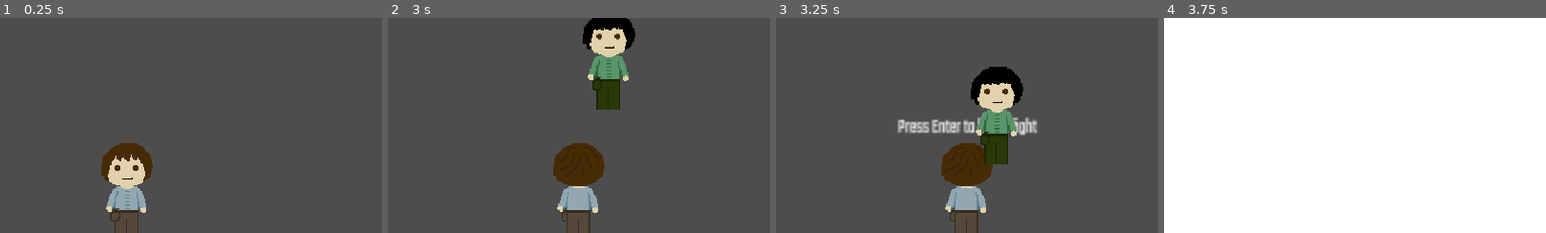
Above: before the commit, frames 1-4 (left to right).
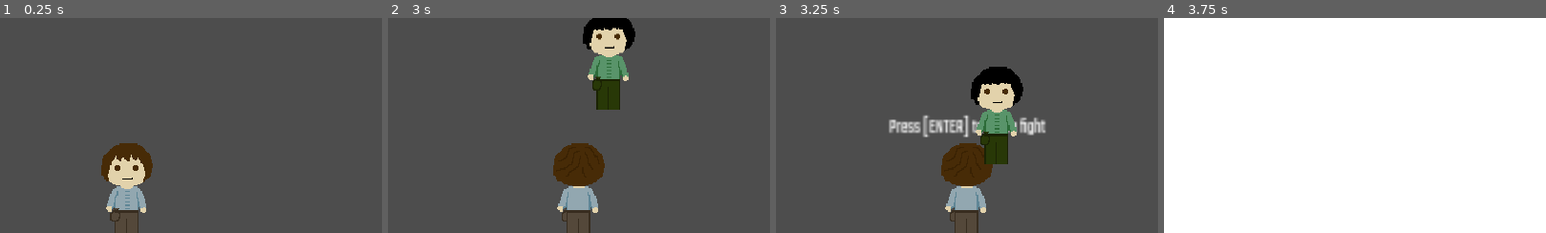
Above: after the commit, the same moments.

Repository: br0kenpixel/gamejam2025
Game: Godot game, scene res://scenes/world.tscn
The game is run twice, just before and just after one commit, with the same random seed, the same clock (stepped at 60 frames per second) and the same inputs. The engine's default icon, where the game draws it, is replaced by a stand-in: a white triangle on a blue panel in a dark square.
Inputs:
- Up to frame 1 (0.25 s): no input
- Up to frame 2 (3 s): tap Enter (fight_start) at 0.5, 0.6, 1.35, 2.1, 2.85 s; hold D (right) 0.53-1.28 s; hold S (down) 1.28-2.03 s; hold D (right) 2.03-2.78 s; hold W (up) from 2.78 s (still down)
- Up to frame 3 (3.25 s): keep holding W (up)
- Up to frame 4 (3.75 s): tap Enter (fight_start) at 3.5, 3.6 s; release W (up) at 3.53 s; hold A (left) from 3.53 s (still down)
The pictures show only the part of the screen within x 25-75%, y 10-60%; the shares and areas given below are measured in that part.

Frames 1-2 are identical in both runs. In frame 3, 1.5% of the frame differs, in the area x 29-71%, y 44-56%; in frame 4, nothing differs.

Commit message:
improve fight guide and add level restrictions

Diff:
--- a/objects/player.tscn
+++ b/objects/player.tscn
@@ -37,11 +37,17 @@
 metadata/_edit_lock_ = true
 
 [node name="FightGuide" type="Label" parent="."]
-visible = false
+anchors_preset = 5
+anchor_left = 0.5
+anchor_right = 0.5
 offset_left = -88.0
 offset_top = -96.0
 offset_right = 87.0
 offset_bottom = -61.0
+grow_horizontal = 2
+size_flags_horizontal = 4
 theme_override_fonts/font = ExtResource("6_ibgl4")
 theme_override_font_sizes/font_size = 24
-text = "Press Enter to begin fight"
+text = "Press [Enter] to begin fight"
+horizontal_alignment = 1
+vertical_alignment = 1
--- a/scenes/new_world.tscn
+++ b/scenes/new_world.tscn
@@ -638,3 +638,4 @@
 
 [node name="Enemy2" parent="." instance=ExtResource("39_ayh6h")]
 position = Vector2(1760, 528)
+level = 3
--- a/scripts/fight_logic.gd
+++ b/scripts/fight_logic.gd
@@ -23,6 +23,7 @@
 		print("Opponent insect died")
 		if !load_next_opponent_insect():
 			print("Opponent does not have any insects left, player wins")
+			PlayerVariables.player.level += 1
 			exit_fight()
 			return
 
@@ -30,6 +31,9 @@
 		print("Player's insect died")
 		if !load_next_player_insect():
 			print("Player does not have any insects left, opponent wins")
+			PlayerVariables.player.level -= 1
+			if PlayerVariables.player.level < 0:
+				PlayerVariables.player.level = 0
 			exit_fight()
 			return
 
@@ -119,5 +123,5 @@
 	current_player_insect.update_ui()
 
 func exit_fight() -> void:
-	get_tree().change_scene_to_file("res://scenes/world.tscn")
+	get_tree().change_scene_to_file("res://scenes/new_world.tscn")
 	print("ending fight")
--- a/scripts/player.gd
+++ b/scripts/player.gd
@@ -9,6 +9,7 @@
 @export var left_view: Texture2D
 @export var right_view: Texture2D
 @export var insects: Array[Insect]
+@export var level: int
 
 @onready var fight_guide := $FightGuide
 
@@ -60,14 +61,18 @@
 
 	var nearest_enemy := get_nearest_enemy()
 	if nearest_enemy != null:
-		if Input.is_action_just_pressed("fight_start"):
+		if Input.is_action_just_pressed("fight_start") and level >= nearest_enemy.level:
 			get_tree().change_scene_to_file("res://scenes/fight.tscn")
 			print("starting fight")
 			PlayerVariables.player = self.duplicate()
 			PlayerVariables.enemy = nearest_enemy.duplicate()
 			return
+		elif level >= nearest_enemy.level:
+			fight_guide.visible = true
+			fight_guide.text = "Press [ENTER] to begin fight"
 		else:
 			fight_guide.visible = true
+			fight_guide.text = "Requires LVL " + str(nearest_enemy.level)
 	else:
 		fight_guide.visible = false
 
